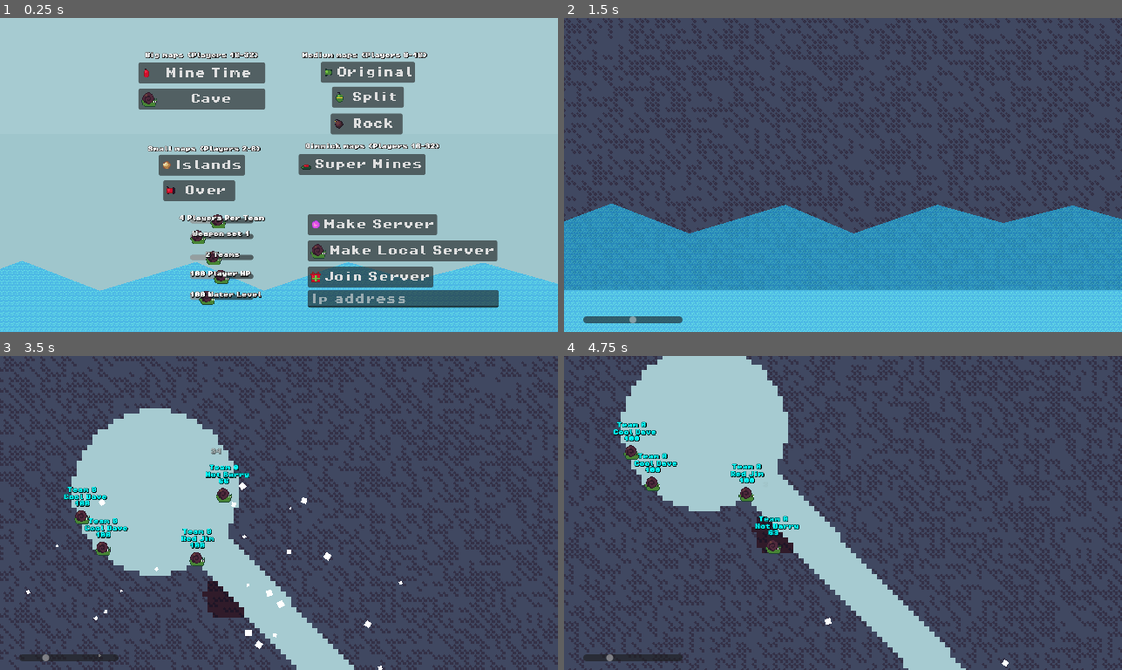
Above: before the commit, frames 1-4 (two rows, left to right).
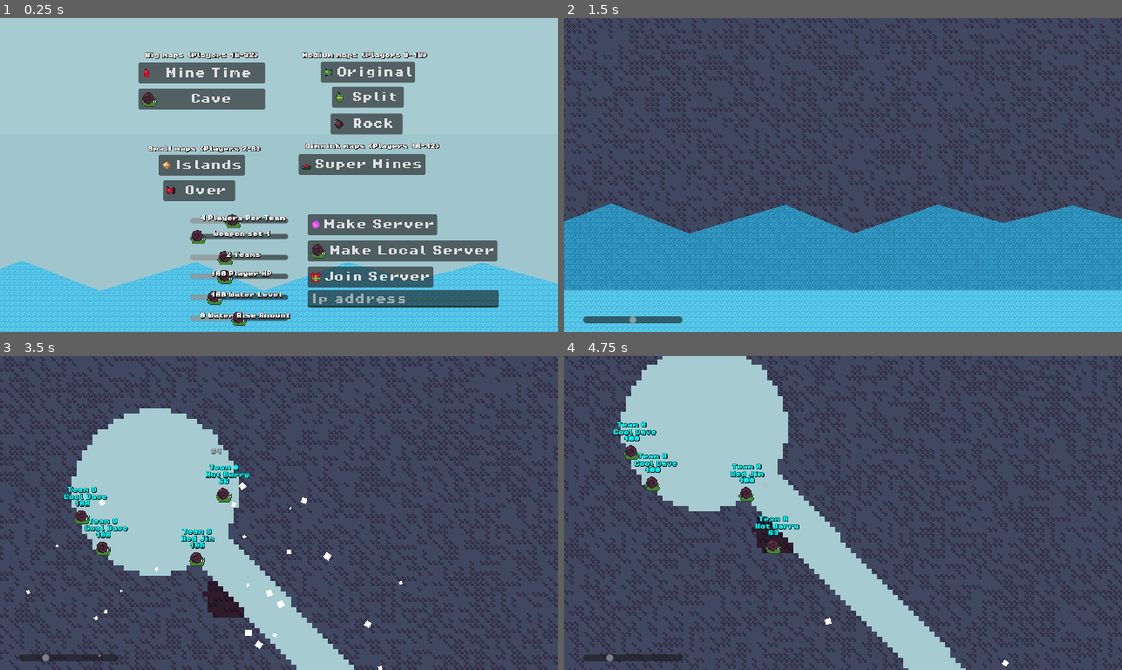
Above: after the commit, the same moments.

Repository: codingbanana21/Snail-Wars
Game: Godot game, scene res://scenes/main_menu.tscn
The game is run twice, just before and just after one commit, with the same random seed, the same clock (stepped at 60 frames per second) and the same inputs.
Inputs (mouse positions are in pixels of both pictures, inside the frame that each line leads up to):
- Up to frame 1 (0.25 s): no input
- Up to frame 2 (1.5 s): click (965, 297) at 0.52 s; type "12" at 0.6 s; click "Mine Time" at 1.25 s
- Up to frame 3 (3.5 s): tap Enter (skip) at 2 s; move the mouse to (401, 497) at 2.02 s; press the mouse at (401, 497) at 2.03 s; hold D (right) from 2.03 s (still down); tap W (jump) at 2.27, 3.02 s; move the mouse to (167, 528) at 2.77 s; release the mouse at (167, 528) at 2.78 s; tap Mouse wheel down (last_weapon) at 2.85 s
- Up to frame 4 (4.75 s): move the mouse to (898, 443) at 3.52 s; release D (right) at 3.53 s; hold A (left) 3.53-4.28 s; right-click (898, 443) at 3.6 s; move the mouse to (837, 519) at 4.27 s; hold D (right) from 4.28 s (still down); tap Mouse wheel up (next_weapon) at 4.35 s; tap W (jump) at 4.52 s

The runs differ from the first frame. In frame 1, 2.3% of the frame differs, in the area x 32-53%, y 62-99%; in frame 2, nothing differs; in frame 3, less than 0.1%; in frame 4, nothing differs.

Commit message:
Water rise

Diff:
--- a/scenes/main_menu.tscn
+++ b/scenes/main_menu.tscn
@@ -167,7 +167,7 @@
 unique_name_in_owner = true
 offset_left = -136.0
 offset_top = -118.0
-offset_right = -39.0
+offset_right = 14.0
 offset_bottom = -94.0
 theme_override_icons/grabber = ExtResource("6_j7ex8")
 theme_override_icons/grabber_highlight = ExtResource("7_a8gd2")
@@ -175,13 +175,12 @@
 max_value = 8.0
 value = 4.0
 rounded = true
-metadata/_edit_use_anchors_ = true
 
 [node name="PerTeamLabel" type="Label" parent="Menu/Settings" unique_id=911952572]
 unique_name_in_owner = true
-offset_left = -153.0
+offset_left = -121.0
 offset_top = -114.0
-offset_right = 109.0
+offset_right = 141.0
 offset_bottom = -98.0
 scale = Vector2(0.5, 0.5)
 text = "4 Players Per Team"
@@ -192,7 +191,7 @@
 unique_name_in_owner = true
 offset_left = -136.0
 offset_top = -94.0
-offset_right = -39.0
+offset_right = 14.0
 offset_bottom = -70.0
 theme_override_icons/grabber = ExtResource("6_j7ex8")
 theme_override_icons/grabber_highlight = ExtResource("7_a8gd2")
@@ -200,13 +199,12 @@
 max_value = 3.0
 value = 1.0
 rounded = true
-metadata/_edit_use_anchors_ = true
 
 [node name="WeaponsLabel" type="Label" parent="Menu/Settings" unique_id=1362672685]
 unique_name_in_owner = true
-offset_left = -133.0
+offset_left = -101.0
 offset_top = -90.0
-offset_right = 43.0
+offset_right = 75.0
 offset_bottom = -74.0
 scale = Vector2(0.5, 0.5)
 text = "Weapon set 1"
@@ -217,7 +215,7 @@
 unique_name_in_owner = true
 offset_left = -136.0
 offset_top = -62.0
-offset_right = -39.0
+offset_right = 14.0
 offset_bottom = -38.0
 theme_override_icons/grabber = ExtResource("6_j7ex8")
 theme_override_icons/grabber_highlight = ExtResource("7_a8gd2")
@@ -225,13 +223,12 @@
 max_value = 4.0
 value = 2.0
 rounded = true
-metadata/_edit_use_anchors_ = true
 
 [node name="TeamsLabel" type="Label" parent="Menu/Settings" unique_id=1984247566]
 unique_name_in_owner = true
-offset_left = -113.0
+offset_left = -81.0
 offset_top = -58.0
-offset_right = -9.0
+offset_right = 23.0
 offset_bottom = -42.0
 scale = Vector2(0.5, 0.5)
 text = "2 teams"
@@ -242,21 +239,20 @@
 unique_name_in_owner = true
 offset_left = -136.0
 offset_top = -33.0
-offset_right = -39.0
+offset_right = 14.0
 offset_bottom = -9.0
 theme_override_icons/grabber = ExtResource("6_j7ex8")
 theme_override_icons/grabber_highlight = ExtResource("7_a8gd2")
 min_value = 1.0
-max_value = 200.0
+max_value = 300.0
 value = 100.0
 rounded = true
-metadata/_edit_use_anchors_ = true
 
 [node name="PlayerHPLabel" type="Label" parent="Menu/Settings" unique_id=1672681100]
 unique_name_in_owner = true
-offset_left = -137.0
+offset_left = -105.0
 offset_top = -29.0
-offset_right = 51.0
+offset_right = 83.0
 offset_bottom = -13.0
 scale = Vector2(0.5, 0.5)
 text = "100 Player HP"
@@ -267,23 +263,44 @@
 unique_name_in_owner = true
 offset_left = -136.0
 offset_top = -1.0
-offset_right = -39.0
+offset_right = 14.0
 offset_bottom = 23.0
 theme_override_icons/grabber = ExtResource("6_j7ex8")
 theme_override_icons/grabber_highlight = ExtResource("7_a8gd2")
 max_value = 500.0
 value = 100.0
 rounded = true
-metadata/_edit_use_anchors_ = true
 
 [node name="WaterLevelLabel" type="Label" parent="Menu/Settings" unique_id=428435350]
 unique_name_in_owner = true
-offset_left = -137.0
+offset_left = -105.0
 offset_top = 3.0
-offset_right = 51.0
+offset_right = 83.0
 offset_bottom = 19.0
 scale = Vector2(0.5, 0.5)
 text = "0 Water Level"
+label_settings = ExtResource("3_1ajci")
+metadata/_edit_use_anchors_ = true
+
+[node name="WaterRiseHSlide" type="HSlider" parent="Menu/Settings" unique_id=1397876005]
+unique_name_in_owner = true
+offset_left = -136.0
+offset_top = 31.0
+offset_right = 14.0
+offset_bottom = 55.0
+theme_override_icons/grabber = ExtResource("6_j7ex8")
+theme_override_icons/grabber_highlight = ExtResource("7_a8gd2")
+min_value = -100.0
+rounded = true
+
+[node name="WaterRiseLabel" type="Label" parent="Menu/Settings" unique_id=2110826948]
+unique_name_in_owner = true
+offset_left = -121.0
+offset_top = 35.0
+offset_right = 155.0
+offset_bottom = 51.0
+scale = Vector2(0.5, 0.5)
+text = "0 Water Rise Amount"
 label_settings = ExtResource("3_1ajci")
 metadata/_edit_use_anchors_ = true
 
--- a/scripts/Globals.gd
+++ b/scripts/Globals.gd
@@ -6,6 +6,7 @@
 var number_of_teams: int
 var player_hp: int
 var water_level: int
+var water_rise: int
 var is_multiplayer: bool = false
 var wind: int = 0
 var teams_weapons: Array[Array]
@@ -21,7 +22,7 @@
 	if !skip_player:
 		team_turn = (team_turn + 1) % number_of_teams
 		wind = randi_range(-4,4)
-		#water_level -= 25
+		water_level += water_rise
 
 
 	teams_turns[team_turn] = (teams_turns[team_turn] + 1) % players_in_team
--- a/scripts/menu.gd
+++ b/scripts/menu.gd
@@ -4,6 +4,7 @@
 @onready var multiplayer_spawner: MultiplayerSpawner = $MultiplayerSpawner
 @onready var menu: Node2D = $Menu
 @onready var ip: TextEdit = %IP
+
 @onready var per_team_h_slider: HSlider = %PerTeamHSlider
 @onready var per_team_label: Label = %PerTeamLabel
 @onready var weapons_h_slider: HSlider = %WeaponsHSlider
@@ -14,6 +15,8 @@
 @onready var player_hp_label: Label = %PlayerHPLabel
 @onready var water_level_h_slider: HSlider = %WaterLevelHSlider
 @onready var water_level_label: Label = %WaterLevelLabel
+@onready var water_rise_h_slide: HSlider = %WaterRiseHSlide
+@onready var water_rise_label: Label = %WaterRiseLabel
 
 const SERVER_PORT = 3100
 const CONNECT_TIMEOUT: float = 5.0
@@ -32,6 +35,9 @@
 		per_team_label.text = str(int(per_team_h_slider.value)) + " Players Per Team"
 		Globals.players_in_team = int(per_team_h_slider.value)
 
+		weapons_label.text = "Weapon set " + str(int(weapons_h_slider.value))
+		teams_weapons = int(weapons_h_slider.value)
+
 		teams_label.text = str(int(teams_h_slider.value)) + " Teams"
 		Globals.number_of_teams = int(teams_h_slider.value)
 
@@ -41,8 +47,8 @@
 		water_level_label.text = str(int(water_level_h_slider.value)) + " Water Level"
 		Globals.water_level = -int(water_level_h_slider.value)
 
-		weapons_label.text = "Weapon set "+str(int(weapons_h_slider.value))
-		teams_weapons = int(weapons_h_slider.value)
+		water_rise_label.text = str(int(water_rise_h_slide.value)) + " Water Rise Amount"
+		Globals.water_rise = -int(water_rise_h_slide.value)
 
 
 func load_map(inputs: Dictionary = {"multiplayer":false,
@@ -52,6 +58,7 @@
 		"number_of_teams":1,
 		"player_hp":1,
 		"water_level":1,
+		"water_rise":1
 		}):
 
 	Globals.map = inputs["map"]
@@ -62,6 +69,7 @@
 		Globals.number_of_teams = inputs["number_of_teams"]
 		Globals.player_hp = inputs["player_hp"]
 		Globals.water_level = inputs["water_level"]
+		Globals.water_rise = inputs["water_rise"]
 
 	if int(teams_weapons) == 1:
 		Globals.teams_weapons = [[-1,-1,2,3,1,1,1,2,2,2,1]]
@@ -119,7 +127,8 @@
 				"teams_weapons":teams_weapons,
 				"number_of_teams":Globals.number_of_teams,
 				"player_hp":Globals.player_hp,
-				"water_level":Globals.water_level})
+				"water_level":Globals.water_level,
+				"water_rise":Globals.water_rise})
 	)
 
 
